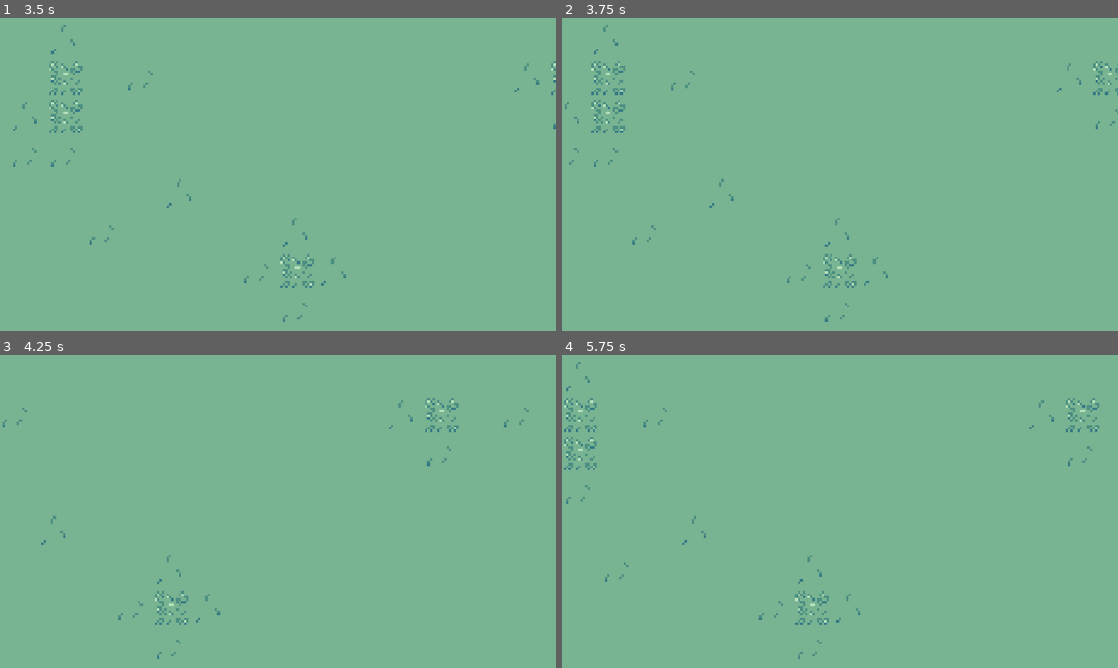
Above: before the commit, frames 1-4 (two rows, left to right).
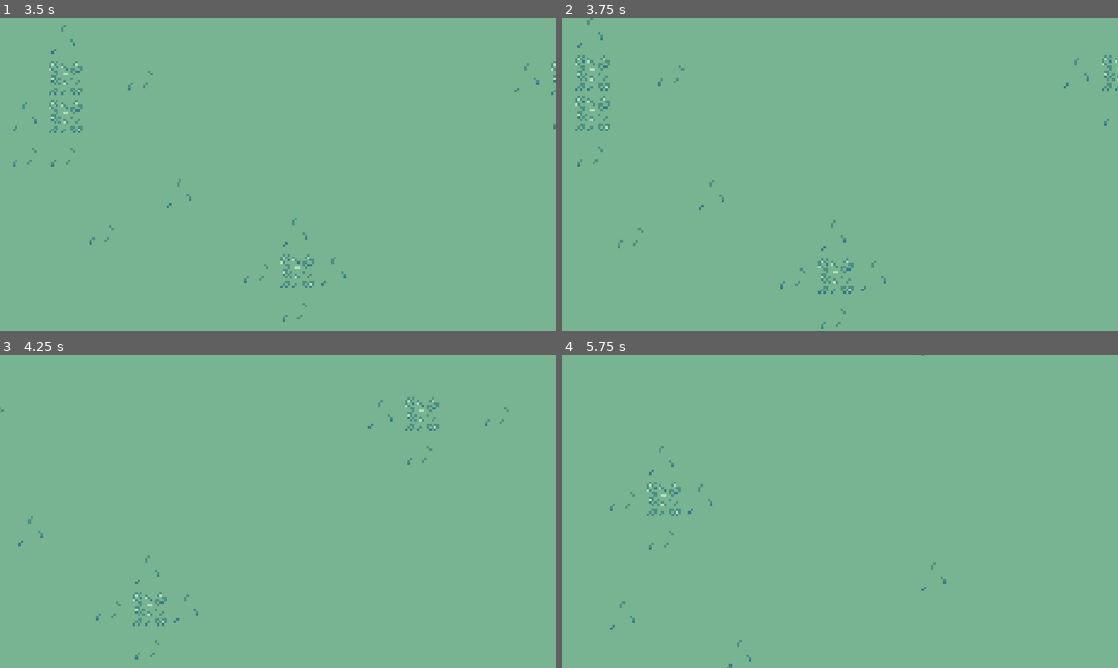
Above: after the commit, the same moments.

Repository: adrian-matthew-ivanov/RTS-Game
Game: Godot game, scene res://scenes/main.tscn
Two runs of this game, one before a commit and one after it. Both use one fixed random seed, a clock stepped at 60 frames per second and the inputs below.
Inputs (mouse positions are in pixels of both pictures, inside the frame that each line leads up to):
- Up to frame 1 (3.5 s): click (422, 165) at 0.52 s; type "12" at 0.6 s; click (144, 180) at 0.75 s; type "12" at 0.83 s; click (144, 152) at 0.98 s; type "12" at 1.07 s; move the mouse to (400, 158) at 1.27 s; hold D (move_right) 1.28-2 s; tap Mouse wheel up (zoom_in, bound only after the commit) at 1.35 s; click (400, 158) at 1.42 s; tap Mouse wheel down (zoom_out, bound only after the commit) at 1.55 s; tap Enter at 2 s; drag from (166, 190) to (250, 237) at 2.02 s; click "Host" at 2.75 s
- Up to frame 2 (3.75 s): tap Space at 3.5 s; move the mouse to (895, 105) at 3.52 s; hold D (move_right) from 3.53 s (still down); tap Mouse wheel up (zoom_in, bound only after the commit) at 3.6 s; click (895, 105) at 3.67 s
- Up to frame 3 (4.25 s): keep holding D (move_right); tap Mouse wheel down (zoom_out, bound only after the commit) at 3.8 s
- Up to frame 4 (5.75 s): release D (move_right) at 4.25 s; drag from (812, 574) to (673, 464) at 4.27 s; move the mouse to (1006, 558) at 5.02 s; hold A (move_left) from 5.03 s (still down); tap Mouse wheel up (zoom_in, bound only after the commit) at 5.1 s; click (1006, 558) at 5.17 s; tap Mouse wheel down (zoom_out, bound only after the commit) at 5.3 s

Frame 1 is identical in both runs. In frame 2, 1.9% of the frame differs, in the area x 0-100%, y 0-100%; in frame 3, 1.1%; in frame 4, 1.5%.

Commit message:
Camera Movement Improvements, Tilemap Outlines, and Tree Shading

Diff:
--- a/objects/player.tscn
+++ b/objects/player.tscn
@@ -1,6 +1,6 @@
 [gd_scene format=3 uid="uid://dvbp3gkohth4"]
 
-[ext_resource type="Script" uid="uid://daaf2akblud53" path="res://scripts/player.gd" id="1_ykyjo"]
+[ext_resource type="Script" uid="uid://ps8ajatuqadb" path="res://objects/scripts/player.gd" id="1_eqqp1"]
 
 [sub_resource type="SceneReplicationConfig" id="SceneReplicationConfig_eqqp1"]
 properties/0/path = NodePath(".:position")
@@ -8,7 +8,7 @@
 properties/0/replication_mode = 1
 
 [node name="Player" type="Node2D" unique_id=49778388]
-script = ExtResource("1_ykyjo")
+script = ExtResource("1_eqqp1")
 
 [node name="Camera2D" type="Camera2D" parent="." unique_id=1307985086]
 zoom = Vector2(5, 5)
--- a/objects/scripts/player.gd
+++ b/objects/scripts/player.gd
@@ -2,27 +2,59 @@
 
 class_name RTSPlayer
 
-@onready var velocity: Vector2 = Vector2(0, 0)
+var velocity: Vector2 = Vector2(0, 0)
 
-const SPEED = 100.0
+@export var zoom_speed: float = 0.5
+@export var min_zoom: float = 1.5
+@export var max_zoom: float = 7.0
+
+var target_zoom: float
+var is_dragging: bool = false
+
+@onready var camera = $Camera2D
+
+const SPEED = 600.0
 
 func _physics_process(delta: float) -> void:
 	if not is_multiplayer_authority():
+		print("Exiting early! Not the authority.")
 		return
 
 	var direction := Input.get_vector("move_left", "move_right", "move_up", "move_down")
 	if direction:
-		velocity = direction * SPEED
+		velocity = direction * SPEED / camera.zoom
 	else:
 		velocity.x = move_toward(velocity.x, 0, SPEED)
 		velocity.y = move_toward(velocity.y, 0, SPEED)
 
-	position += velocity * delta;
+	if Input.is_action_just_pressed("zoom_in"):
+		target_zoom += zoom_speed
+	elif Input.is_action_just_pressed("zoom_out"):
+		target_zoom -= zoom_speed
+
+	target_zoom = clamp(target_zoom, min_zoom, max_zoom)
+
+	position += velocity * delta
+	camera.zoom = camera.zoom.lerp(Vector2(target_zoom, target_zoom), zoom_speed * 10 * delta)
+
+func _unhandled_input(event: InputEvent) -> void:
+	if not is_multiplayer_authority():
+		return
+
+	if event is InputEventMouseButton:
+		if event.button_index == MOUSE_BUTTON_LEFT:
+			is_dragging = event.pressed
+	elif event is InputEventMouseMotion and is_dragging:
+		position -= event.relative / camera.zoom
+		camera.global_position = global_position
+		camera.reset_smoothing()
 
 func _enter_tree() -> void:
 	var authority_id = name.to_int()
 	set_multiplayer_authority(authority_id)
 
 func _ready():
+	target_zoom = camera.zoom.x
+
 	if is_multiplayer_authority():
 		$Camera2D.make_current()
--- a/project.godot
+++ b/project.godot
@@ -49,6 +49,16 @@
 "events": [Object(InputEventKey,"resource_local_to_scene":false,"resource_name":"","device":-1,"window_id":0,"alt_press …(192 unchanged characters)…
 ]
 }
+zoom_in={
+"deadzone": 0.2,
+"events": [Object(InputEventMouseButton,"resource_local_to_scene":false,"resource_name":"","device":-1,"window_id":0,"alt_pressed":false,"shift_pressed":false,"ctrl_pressed":false,"meta_pressed":false,"button_mask":8,"position":Vector2(357, 9),"global_position":Vector2(366, 57),"factor":1.0,"button_index":4,"canceled":false,"pressed":true,"double_click":false,"script":null)
+]
+}
+zoom_out={
+"deadzone": 0.2,
+"events": [Object(InputEventMouseButton,"resource_local_to_scene":false,"resource_name":"","device":-1,"window_id":0,"alt_pressed":false,"shift_pressed":false,"ctrl_pressed":false,"meta_pressed":false,"button_mask":0,"position":Vector2(0, 0),"global_position":Vector2(0, 0),"factor":1.0,"button_index":5,"canceled":false,"pressed":false,"double_click":false,"script":null)
+]
+}
 
 [physics]
 
--- a/scripts/player.gd
+++ /dev/null
@@ -1,26 +0,0 @@
-extends Node2D
-
-@onready var velocity: Vector2 = Vector2(0, 0)
-
-const SPEED = 100.0
-
-func _physics_process(delta: float) -> void:
-	if not is_multiplayer_authority():
-		return
-
-	var direction := Input.get_vector("move_left", "move_right", "move_up", "move_down")
-	if direction:
-		velocity = direction * SPEED
-	else:
-		velocity.x = move_toward(velocity.x, 0, SPEED)
-		velocity.y = move_toward(velocity.y, 0, SPEED)
-
-	position += velocity * delta;
-
-func _enter_tree() -> void:
-	var authority_id = name.to_int()
-	set_multiplayer_authority(authority_id)
-
-func _ready():
-	if is_multiplayer_authority():
-		$Camera2D.make_current()
Binary file changed: assets/tilemap.png
Binary file changed: assets/tree.png
Not shown, removed: scripts/player.gd.uid
